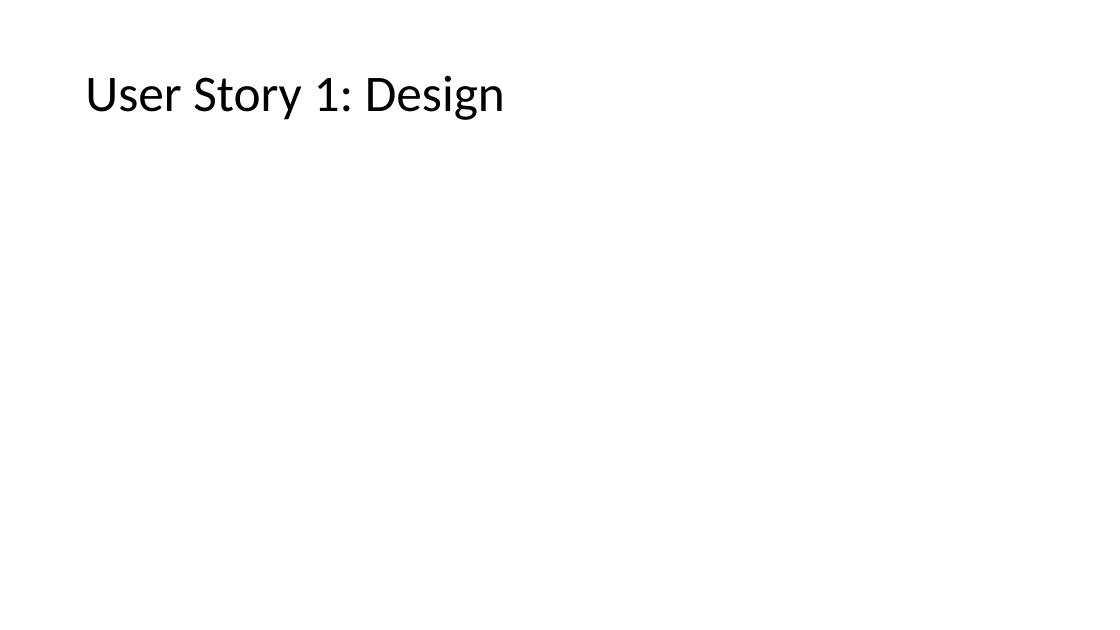
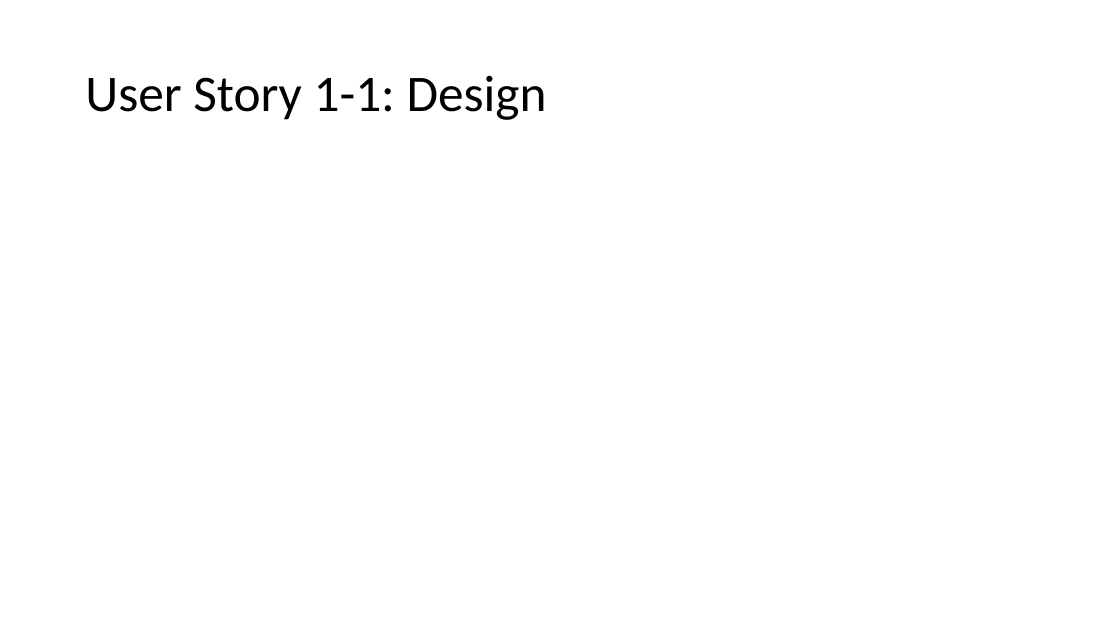
Before and after one commit to scottctr/EdaWorkshop, a slide deck: slide 17 of EventDrivenArchitectureWorkshop.pptx. Drawn at 1120x630 pixels with LibreOffice and Linux fonts; fonts in the diff are those of the drawing. Boxes give left, top, right and bottom in pixels: in the first picture for what was removed or moved away, otherwise in the second. Text is boxed around its words. In the diff, an @@ line names an element or a change of style, - is before the commit and + after.

```diff
--- a/EventDrivenArchitectureWorkshop.pptx
+++ b/EventDrivenArchitectureWorkshop.pptx
@@ title at box(85, 75, 547, 120): text changed @@
-User Story 1: Design
+User Story 1-1: Design
```
Also in this commit, not shown: 6 other slides changed, 12 slides added, 1 other file.
